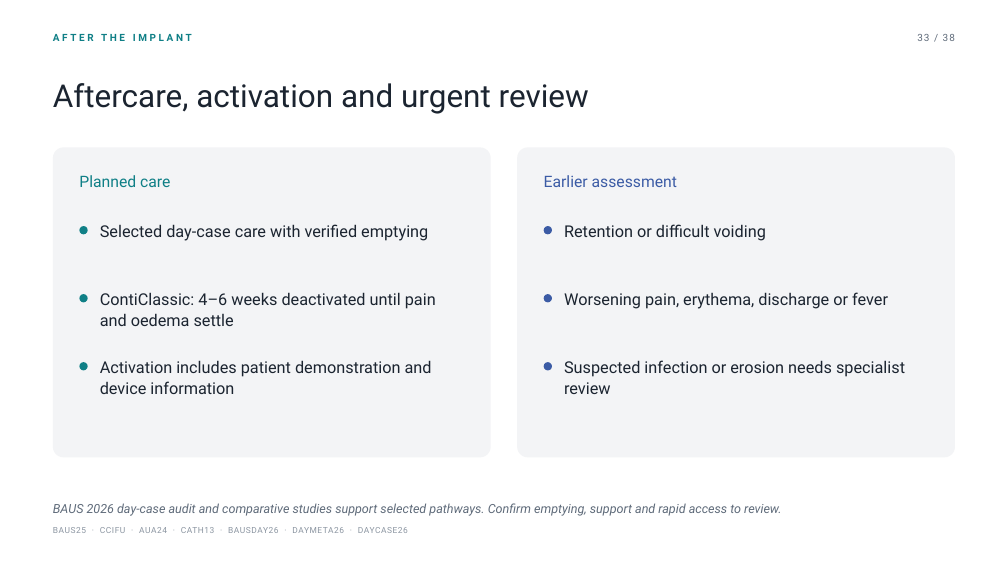
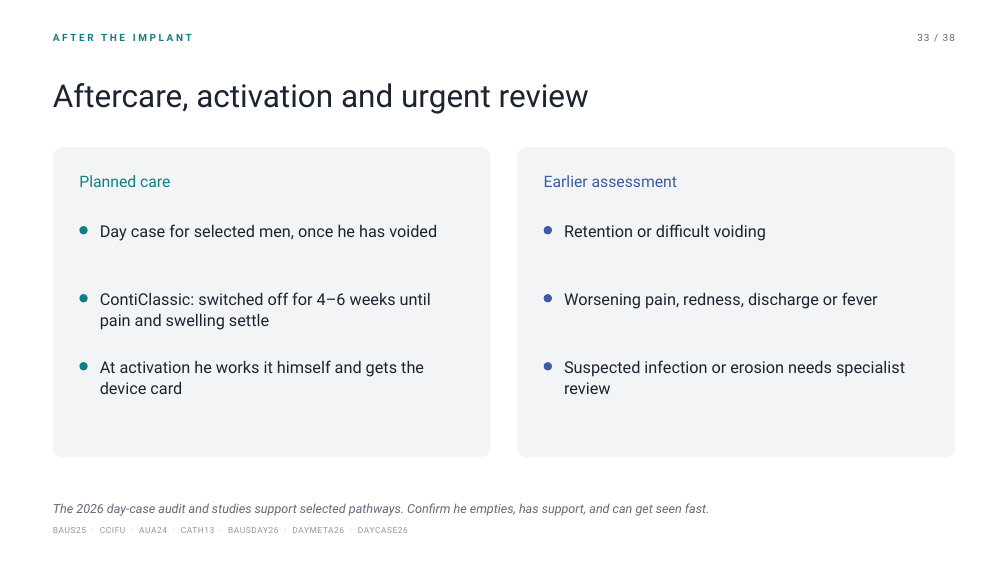
Before and after one commit to nityjr-ctrl/aus-presentation, a slide deck: slide 40 of presentation/AUS-teaching-deck.pptx. Drawn at 1008x567 pixels with LibreOffice and Linux fonts; fonts in the diff are those of the drawing. Boxes give left, top, right and bottom in pixels: in the first picture for what was removed or moved away, otherwise in the second. Text is boxed around its words. In the diff, an @@ line names an element or a change of style, - is before the commit and + after.

```diff
--- a/presentation/AUS-teaching-deck.pptx
+++ b/presentation/AUS-teaching-deck.pptx
@@ text at box(100, 224, 437, 241): text changed @@
-Selected day-case care with verified emptying
+Day case for selected men, once he has voided
@@ text at box(100, 292, 431, 330): text changed @@
-ContiClassic: 4–6 weeks deactivated until pain and oedema settle
+ContiClassic: switched off for 4–6 weeks until pain and swelling settle
@@ text at box(564, 292, 878, 309): text changed @@
-Worsening pain, erythema, discharge or fever
+Worsening pain, redness, discharge or fever
@@ text at box(100, 360, 424, 394): text changed @@
-Activation includes patient demonstration and device information
+At activation he works it himself and gets the device card
@@ text at box(53, 503, 709, 516): text changed @@
-BAUS 2026 day-case audit and comparative studies support selected pathways. Confirm emptying, support and rapid access to review.
+The 2026 day-case audit and studies support selected pathways. Confirm he empties, has support, and can get seen fast.
```
Also in this commit, not shown: 35 other slides changed, 16 other files.
